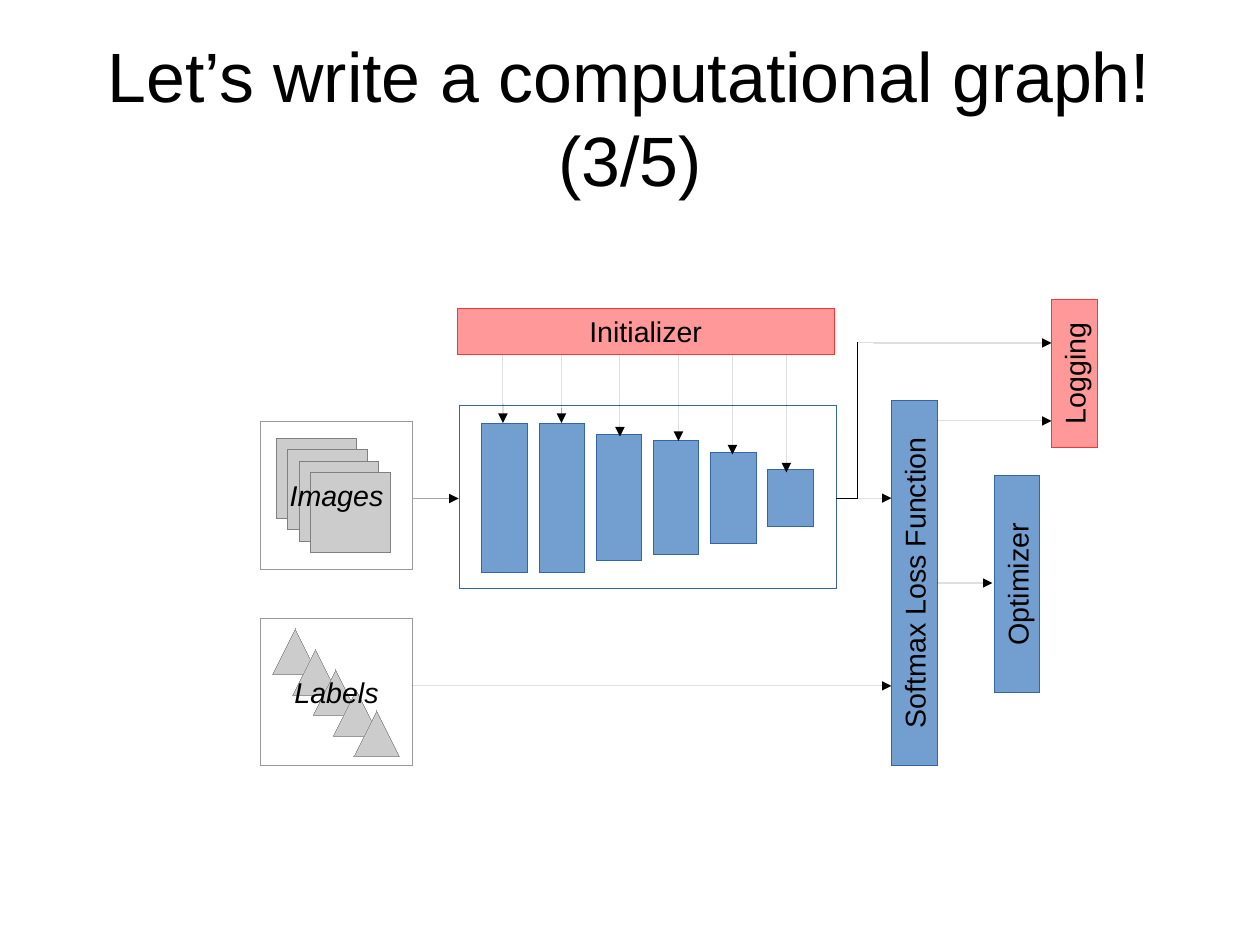
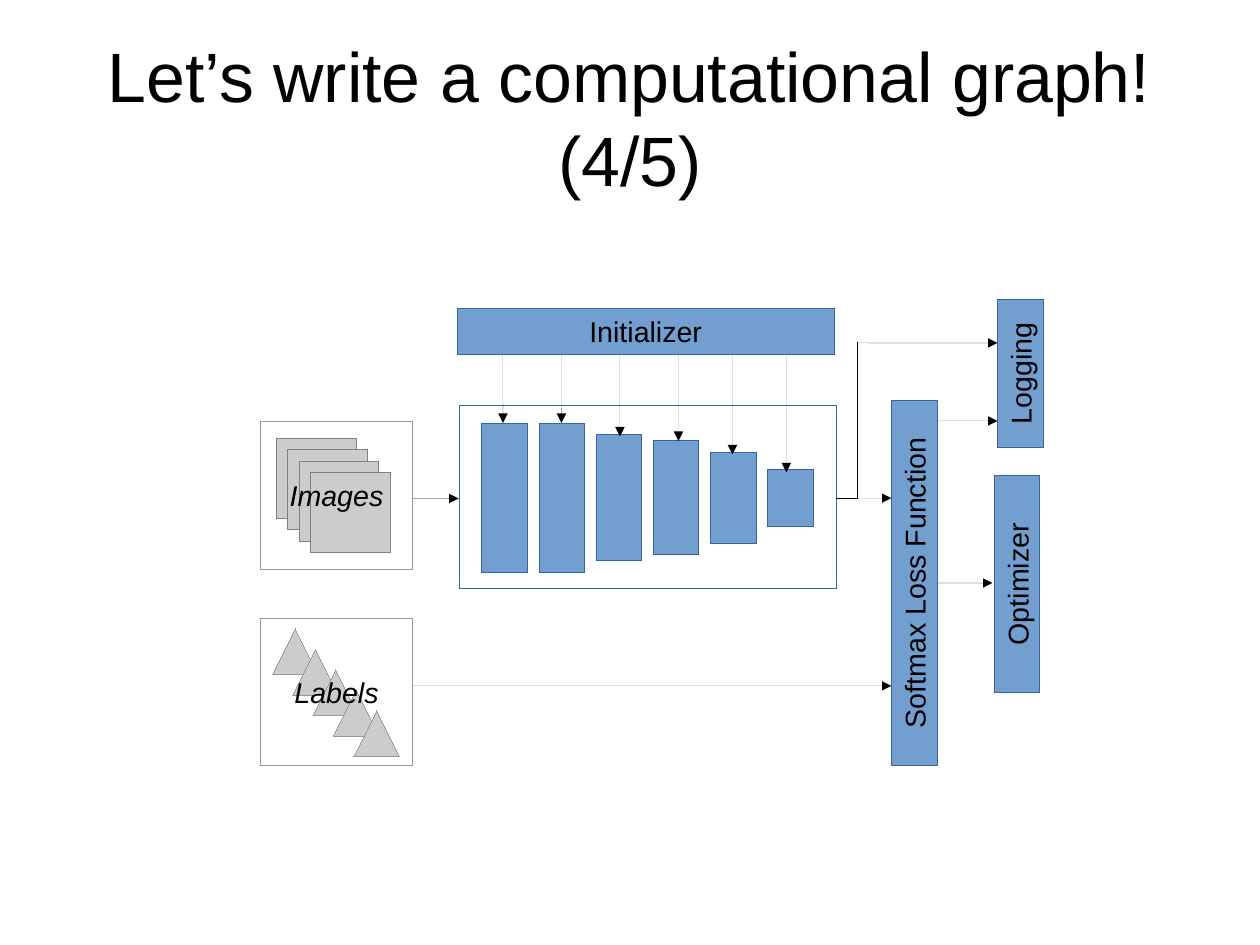
Before and after one commit to gauravmm/DL2.0-Accelerated-Introduction-to-Deep-Learning, a slide deck: slide 8 of intro_to_tensorflow/tf.odp. Drawn at 1260x945 pixels with LibreOffice and Linux fonts; fonts in the diff are those of the drawing. Boxes give left, top, right and bottom in pixels: in the first picture for what was removed or moved away, otherwise in the second. Text is boxed around its words. In the diff, an @@ line names an element or a change of style, - is before the commit and + after.

Commit message:
TF Slides

```diff
--- a/intro_to_tensorflow/tf.odp
+++ b/intro_to_tensorflow/tf.odp
@@ title at bbox=[108, 51, 1150, 199]: text changed @@
-Let’s write a computational graph! (3/5)
+Let’s write a computational graph! (4/5)
@@ rectangle "Initializer" at bbox=[457, 309, 835, 354]: fill #FF9999 to #729FCF; outline #FF3333 0 pt to #3465A4 0 pt @@
@@ rectangle "Logging" at bbox=[998, 300, 1044, 448]: fill #FF9999 to #729FCF; outline #FF3333 0 pt to #3465A4 0 pt @@
@@ rectangle "Logging": place and size @@
-rectangle "Logging" at bbox=[1052, 300, 1098, 448]
+rectangle "Logging" at bbox=[998, 300, 1044, 448]
@@ arrow moved from (858, 343) - (1052, 343) to (858, 343) - (998, 343) @@
@@ arrow moved from (938, 421) - (1052, 421) to (938, 421) - (998, 421) @@
```
Also in this commit, not shown: 1 other slide changed, 3 slides added, 1 other file.
